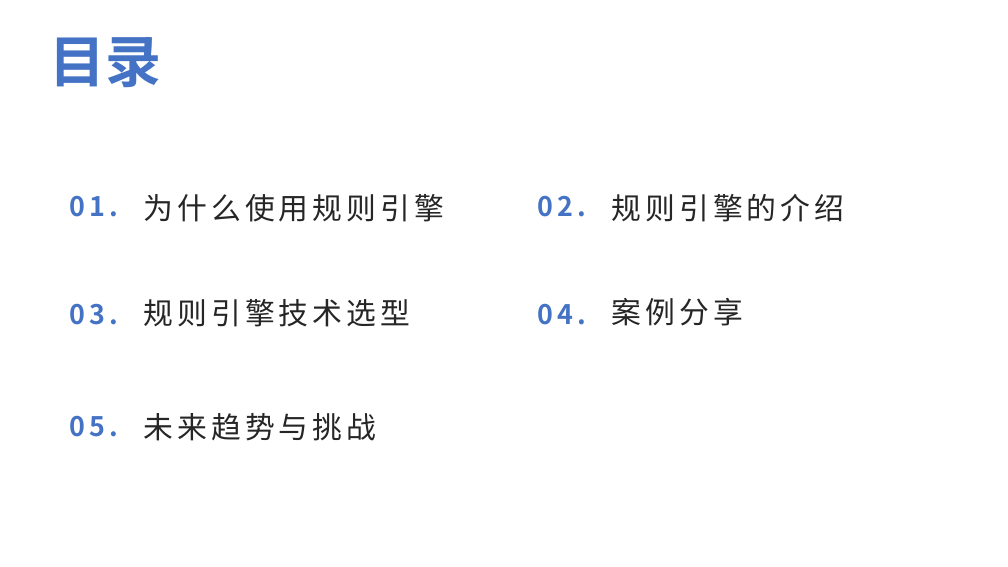
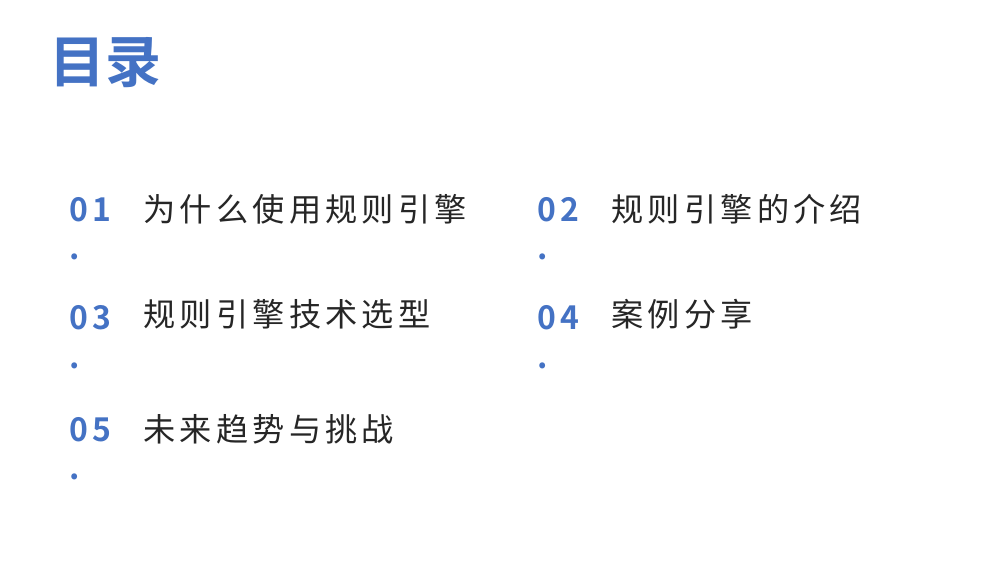
Before and after one commit to doupeng19940218/dp-demo, a slide deck: slide 2 of src/main/resources/规则引擎分享-20240708 - 副本.pptx. Drawn at 1008x567 pixels with LibreOffice and Linux fonts; fonts in the diff are those of the drawing; background and template pictures are left out. Boxes give left, top, right and bottom in pixels: in the first picture for what was removed or moved away, otherwise in the second. Text is boxed around its words. In the diff, an @@ line names an element or a change of style, - is before the commit and + after.

Commit message:
规则引擎ppt

```diff
--- a/src/main/resources/规则引擎分享-20240708 - 副本.pptx
+++ b/src/main/resources/规则引擎分享-20240708 - 副本.pptx
@@ size 19.2 to 22.8 pt in 5 elements at [69, 417, 111, 442], [69, 305, 111, 330], [537, 305, 579, 330], [69, 197, 111, 222], [537, 197, 579, 222] @@
@@ size 21.2 to 23 pt in 5 elements at [143, 414, 394, 444], [143, 299, 430, 329], [611, 299, 752, 329], [143, 194, 467, 224], [611, 194, 862, 224] @@
```
Also in this commit, not shown: 3 other slides changed, 10 other files.
